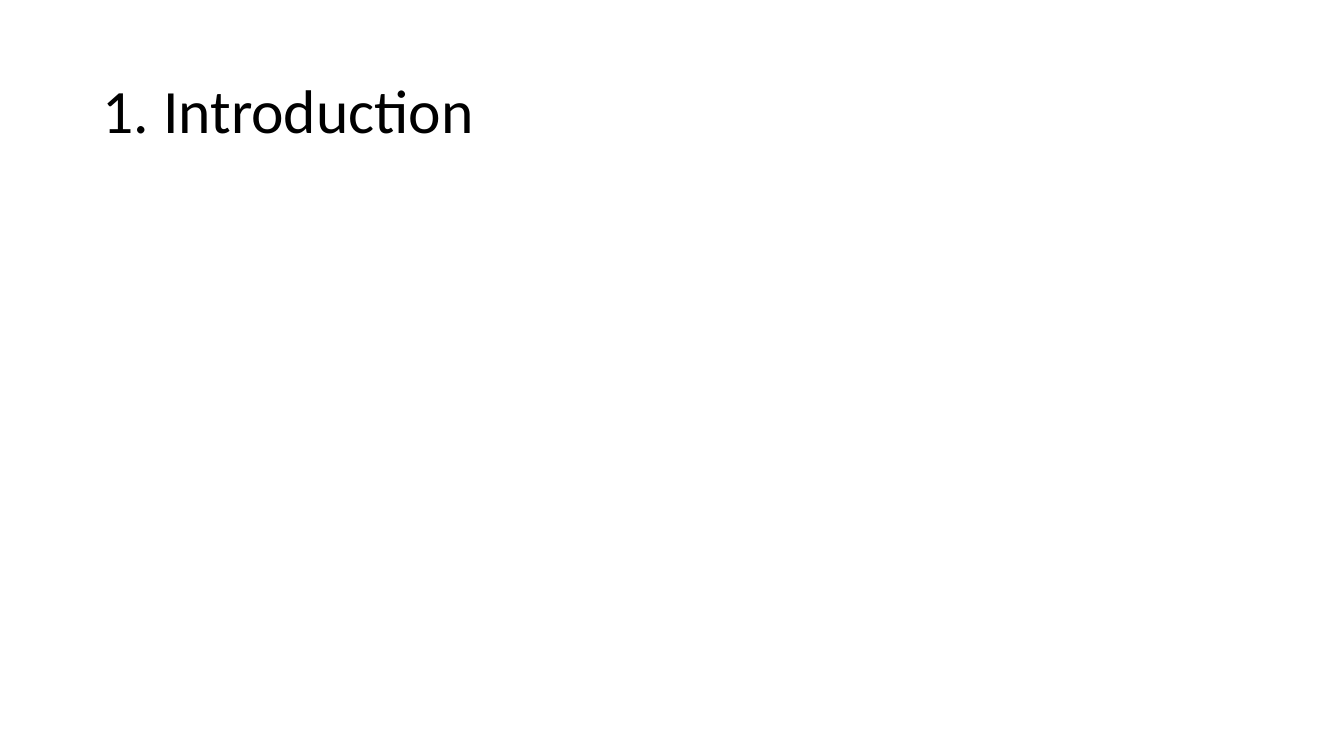
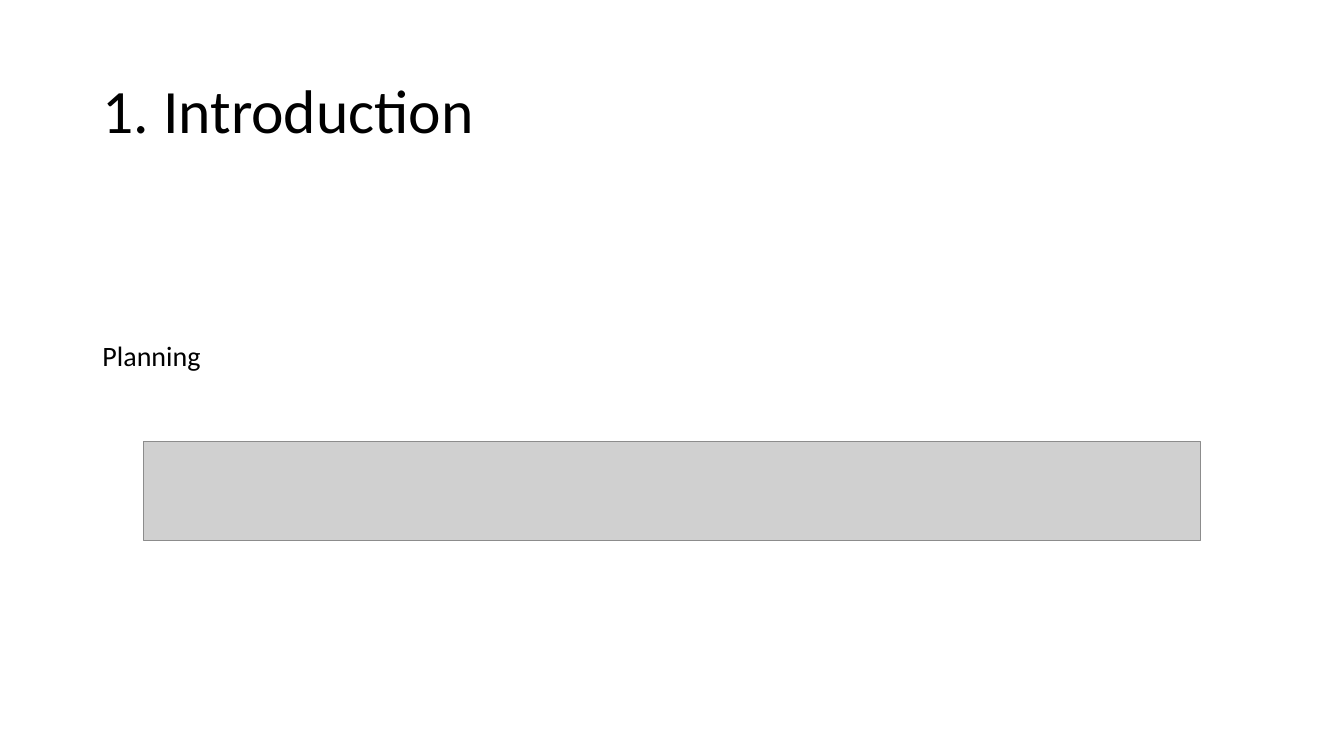
Before and after one commit to BanlyTong/java-project, a slide deck: slide 3 of Slide/Healthcare Service.pptx. Drawn at 1344x756 pixels with LibreOffice and Linux fonts; fonts in the diff are those of the drawing; grey boxes stand for pictures. Boxes give left, top, right and bottom in pixels: in the first picture for what was removed or moved away, otherwise in the second. Text is boxed around its words. In the diff, an @@ line names an element or a change of style, - is before the commit and + after.

```diff
--- a/Slide/Healthcare Service.pptx
+++ b/Slide/Healthcare Service.pptx
@@ text added at (102, 346, 200, 371), 20 pt, text #000000 @@
+Planning
@@ picture added at (143, 442, 1201, 540) @@
```
Also in this commit, not shown: 4 other slides changed, 1 slide removed.
